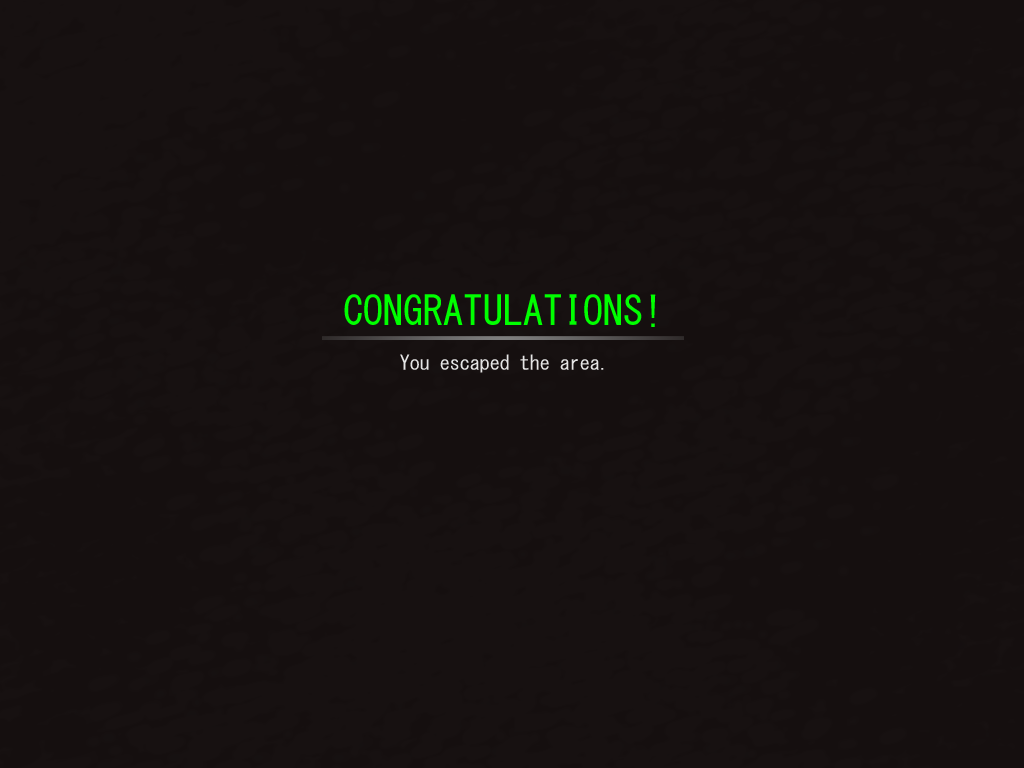
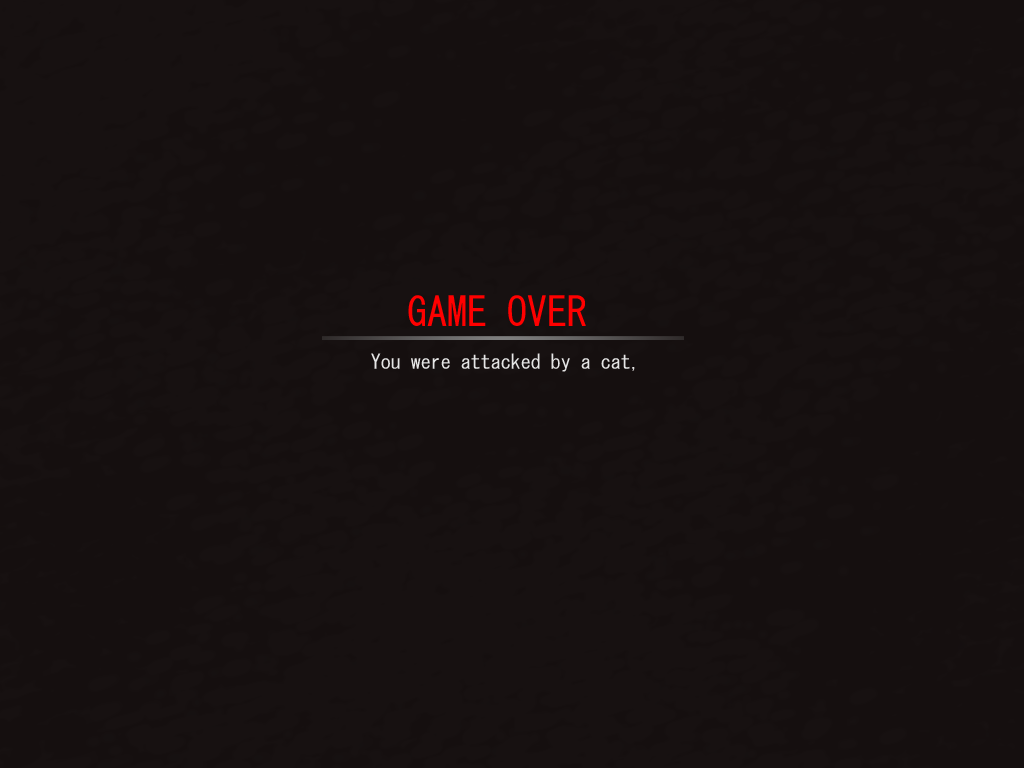
Comparing the layer stacks of the two 1024px x 768px images. Changes:
hid "CONGRATULATIONS!" over <box>344,294,656,327</box>
hid "You escaped the area." over <box>400,354,604,373</box>
showed "GAME OVER" over <box>408,295,586,326</box>
showed "You were attacked by a cat," over <box>371,353,635,372</box>
